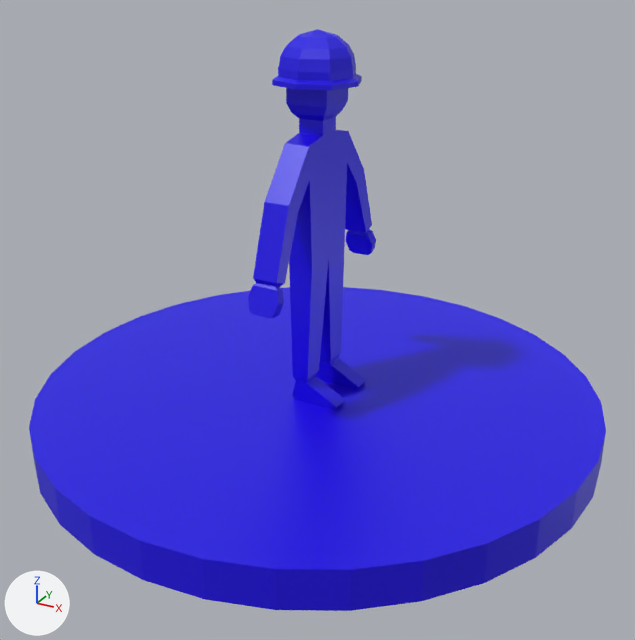
The FBX model Assets/Models/Units/infantryBlue.fbx, before and after one commit.
The view is the same before and after, from a camera (50 mm lens) standing at (1.047, -1.904, 1.21) and looking at (0.039, -0.07, 0.293). Lighting does not change. The marker at lower left points along +X, +Y and +Z. Where no turn or scale is listed for an object, it has been applied to the vertices.

Before the edit, the objects in view are built like this:
```python
me_cube_003 = bpy.data.meshes.new('Cube.003')
me_cube_003.from_pydata(...)  # 294 vertices, 260 faces; spans x -0.77..0.77, y -0.77..0.77, z -0.05..1.0
me_cube_003.materials.append(mat_infantrymatblue)  # blue #1c00e7
ob_infantryblue = bpy.data.objects.new('infantryBlue', me_cube_003)
ob_infantryblue.location = (0.0, 0.0, 0.0)
```
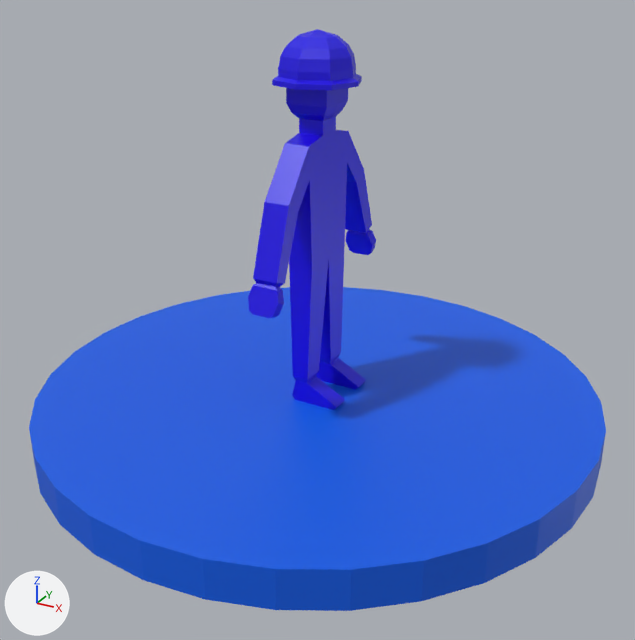
Boxes (x1, y1, x2, y2) around the edits, measured in the pictures (635 x 640 px):
part 1 of me_cube_003, recoloured: (29, 430, 606, 611) in both
part 2 of me_cube_003, recoloured: (29, 287, 606, 570) in both

The change in detail:
Material 'baseMatBlue' (mat_basematblue) is new.
Its base color is (0.0, 0.109, 0.799) (blue #005de7).
me_cube_003 has 294 vertices, 260 faces and spans x -0.77..0.77, y -0.77..0.77, z -0.05..1.0.
me_cube_003 is used by ob_infantryblue; location (0.0, 0.0, 0.0).
me_cube_003 part 1: all 32 faces centred in x -0.76..0.76, y -0.76..0.76, z 0.0 switch from mat_infantrymatblue (blue #1c00e7) to mat_basematblue (blue #005de7).
me_cube_003 part 2: all 2 faces centred in x 0.0, y 0.0, z -0.05..0.05 switch from mat_infantrymatblue (blue #1c00e7) to mat_basematblue (blue #005de7).
